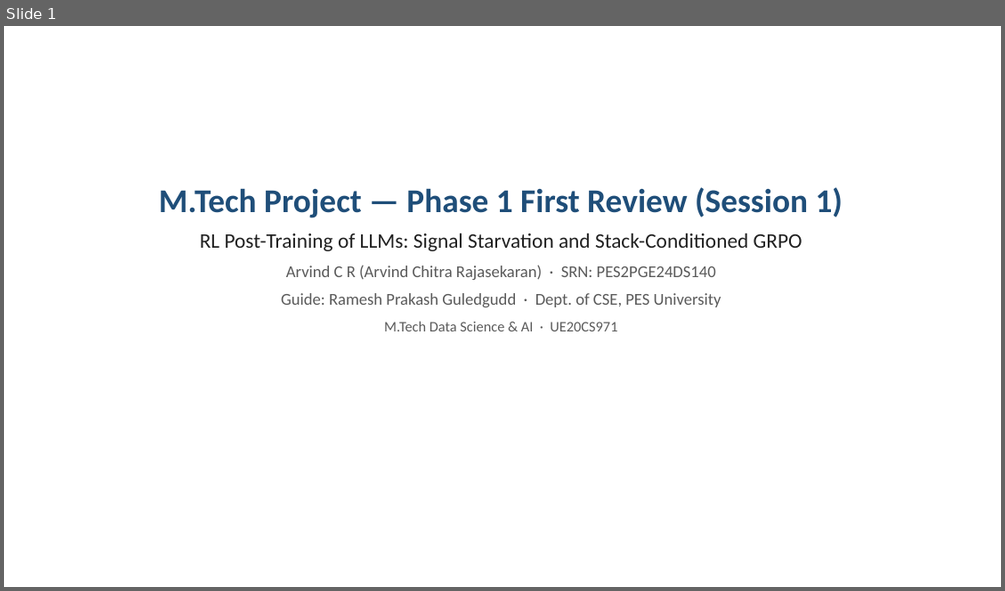
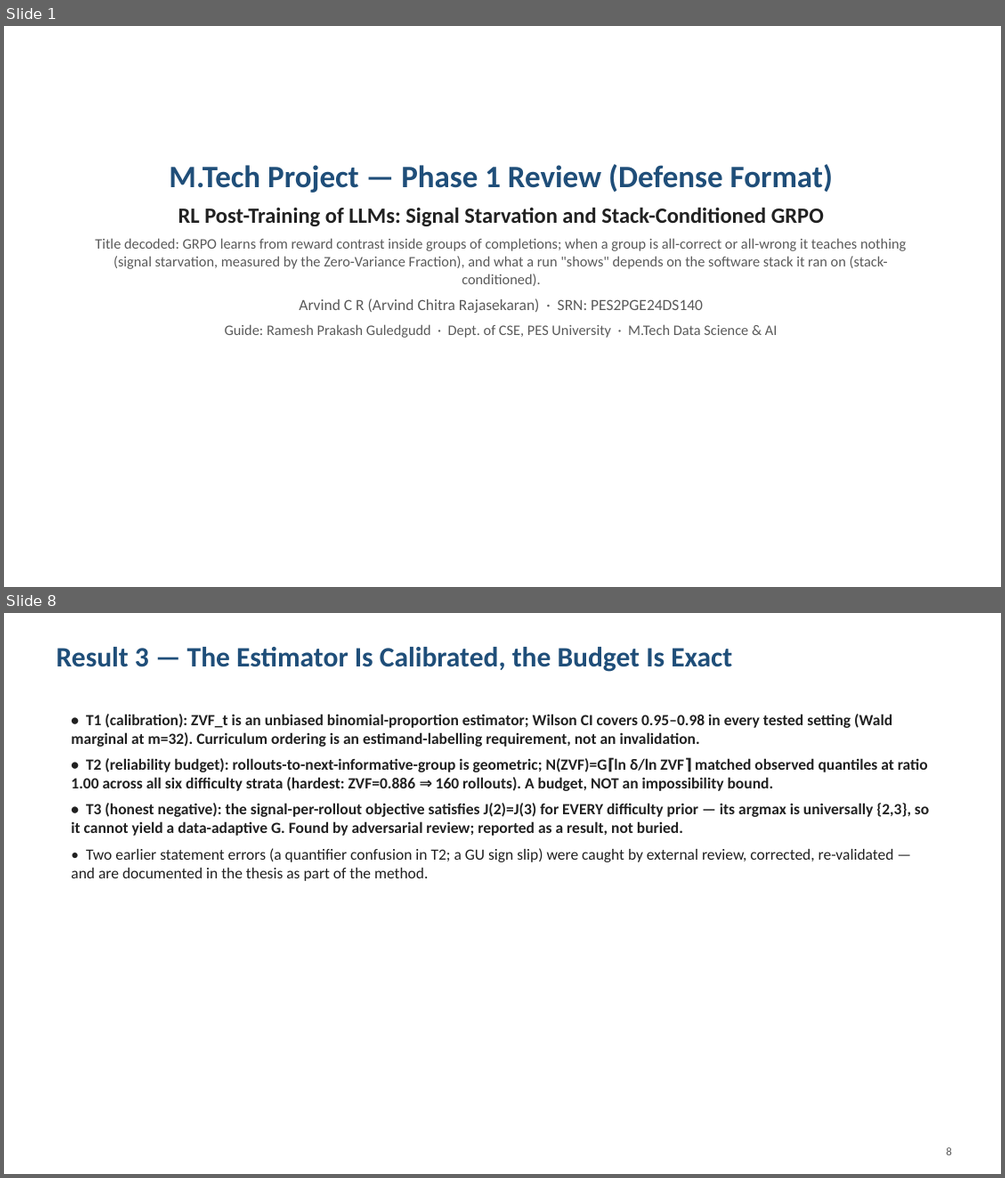
Before and after one commit to arvindcr4/tinker-rl-lab, a slide deck: outputs/PESU_MTech_Phase1_Session1_Review_ArvindCR.pptx. Shown one above the other, each under a label of ours: slide 1 before the commit, slides 1 and 8 after it; the slides between them are not shown. The pictures are 1005x591 and 1005x1178 pixels, drawn with LibreOffice and Linux fonts; fonts in the diff are those of the drawing. Boxes give left, top, right and bottom in pixels: in the first picture for what was removed or moved away, otherwise in the second. Text is boxed around its words. In the diff, an @@ line names an element or a change of style, - is before the commit and + after.

```diff
--- a/outputs/PESU_MTech_Phase1_Session1_Review_ArvindCR.pptx
+++ b/outputs/PESU_MTech_Phase1_Session1_Review_ArvindCR.pptx
@@ slide 8 added at [4,613,1001,1174], background #FFFFFF @@
@@ text added at [57,647,732,672], 27 pt, text #1F4E79, bold @@
+Result 3 — The Estimator Is Calibrated, the Budget Is Exact
@@ text added at [71,714,929,881], 15 pt, text #212121, bold @@
+• T1 (calibration): ZVF_t is an unbiased binomial-proportion estimator; Wilson CI covers 0.95–0.98 in every tested setting (Wald marginal at m=32). Curriculum ordering is an estimand-labelling requirement, not an invalidation.
+• T2 (reliability budget): rollouts-to-next-informative-group is geometric; N(ZVF)=G⌈ln δ/ln ZVF⌉ matched observed quantiles at ratio 1.00 across all six difficulty strata (hardest: ZVF=0.886 ⇒ 160 rollouts). A budget, NOT an impossibility bound.
+• T3 (honest negative): the signal-per-rollout objective satisfies J(2)=J(3) for EVERY difficulty prior — its argmax is universally {2,3}, so it cannot yield a data-adaptive G. Found by adversarial review; reported as a result, not buried.
+• Two earlier statement errors (a quantifier confusion in T2; a GU sign slip) were caught by external review, corrected, re-validated — and are documented in the thesis as part of the method.
@@ text added at [946,1147,951,1155], 11 pt, text #5A5A5A @@
+8
@@ slide 1 changed as well @@
@@ text "M.Tech Project — Phase 1 ...": place and size @@
-text "M.Tech Project — Phase 1 ..." at [159,187,843,331]
+text "M.Tech Project — Phase 1 ..." at [95,164,906,338]
@@ text at [169,164,833,192]: text changed; size 32 to 30 pt @@
-M.Tech Project — Phase 1 First Review (Session 1)
+M.Tech Project — Phase 1 Review (Defense Format)
@@ text at [178,207,824,313]: size 20 to 21 pt, bold on in "RL Post-Training of LLMs: Signal Starvation and ..."; size 16 to 15 pt in "Arvind C R (Arvind Chitra Rajasekaran) · ..."; less space between paragraphs @@
@@ text at [95,238,906,286]: paragraph added @@
+Title decoded: GRPO learns from reward contrast inside groups of completions; when a group is all-correct or all-wrong it teaches nothing (signal starvation, measured by the Zero-Variance Fraction), and what a run "shows" depends on the software stack it ran on (stack-conditioned).
@@ text at [225,324,777,338]: text changed; size 16 to 14 pt @@
-Guide: Ramesh Prakash Guledgudd · Dept. of CSE, PES University
-M.Tech Data Science & AI · UE20CS971
+Guide: Ramesh Prakash Guledgudd · Dept. of CSE, PES University · M.Tech Data Science & AI
```
Also in this commit, not shown: 2 other slides changed, 11 other slides added, 10 slides removed, 1 other file.
